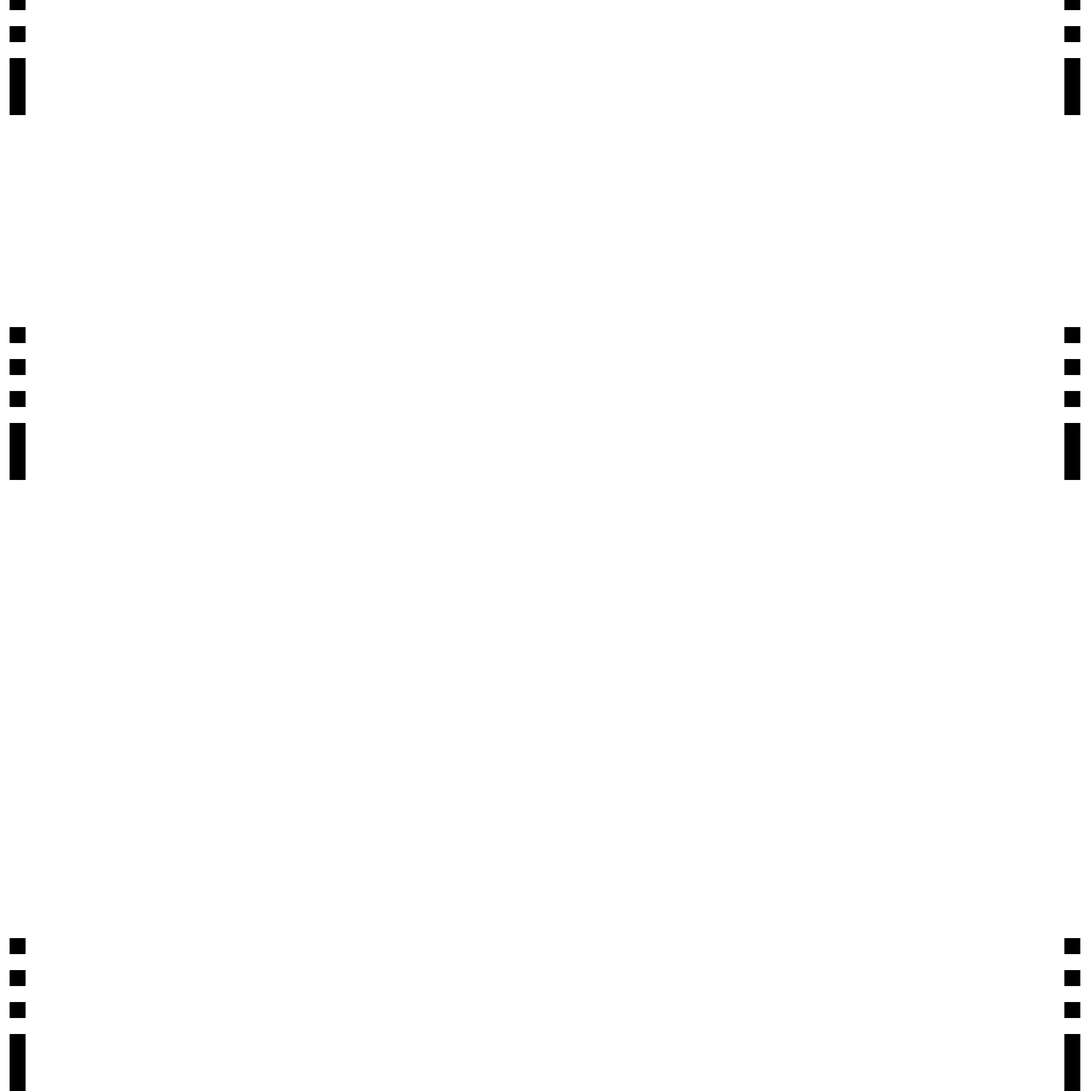
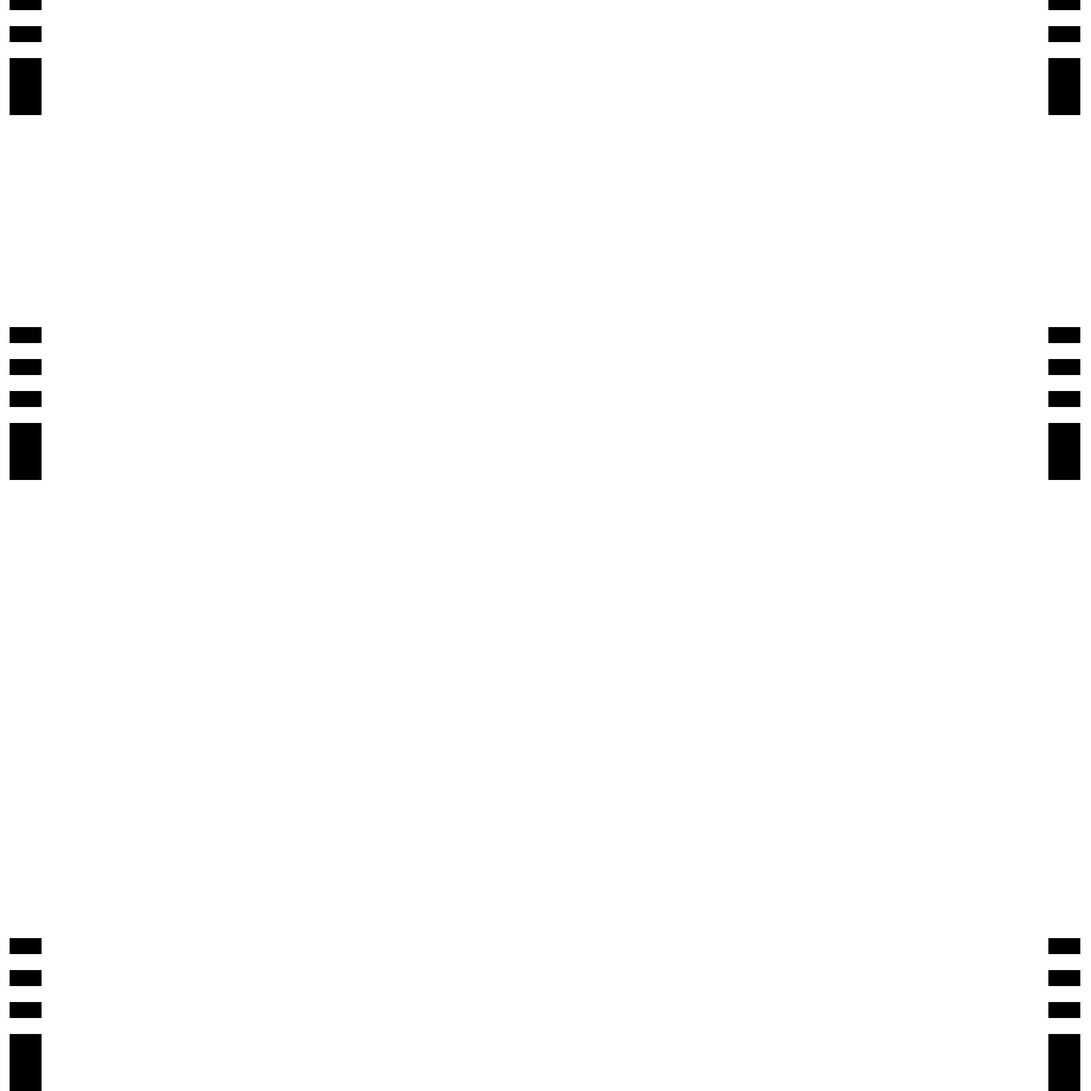
Before/after of a w=1091, h=1091 layered artwork. What changed in the layer stack:
painted on "bg" over (25, 0, 1065, 1091)
